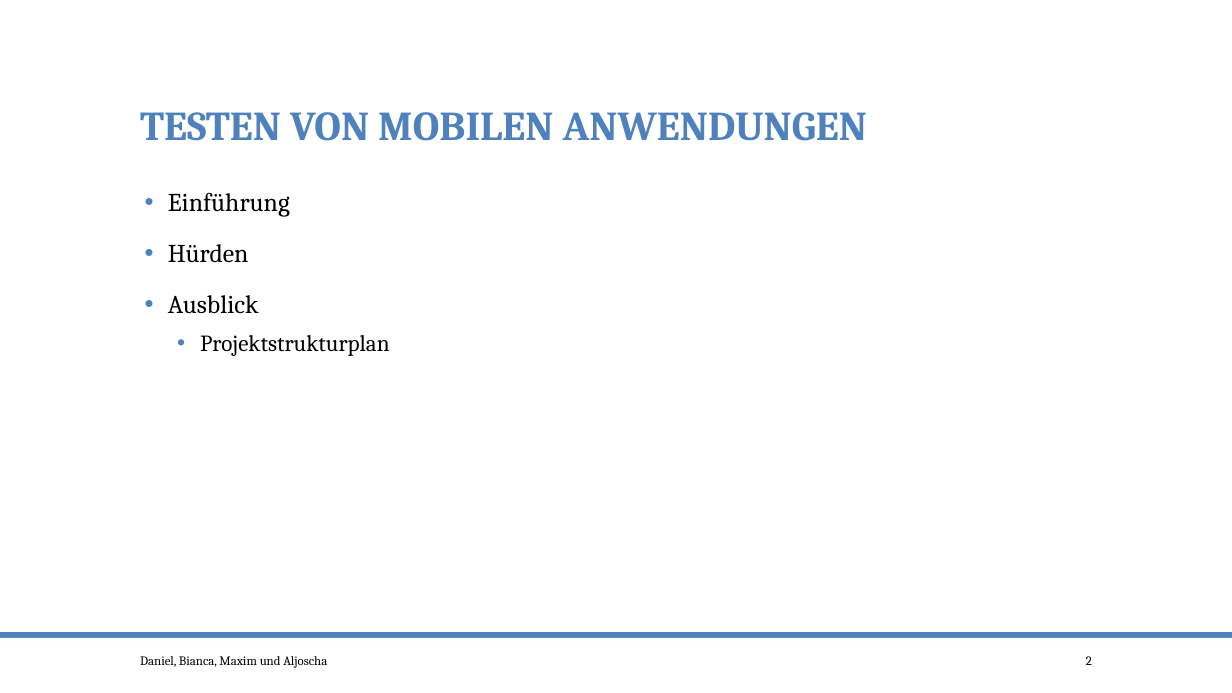
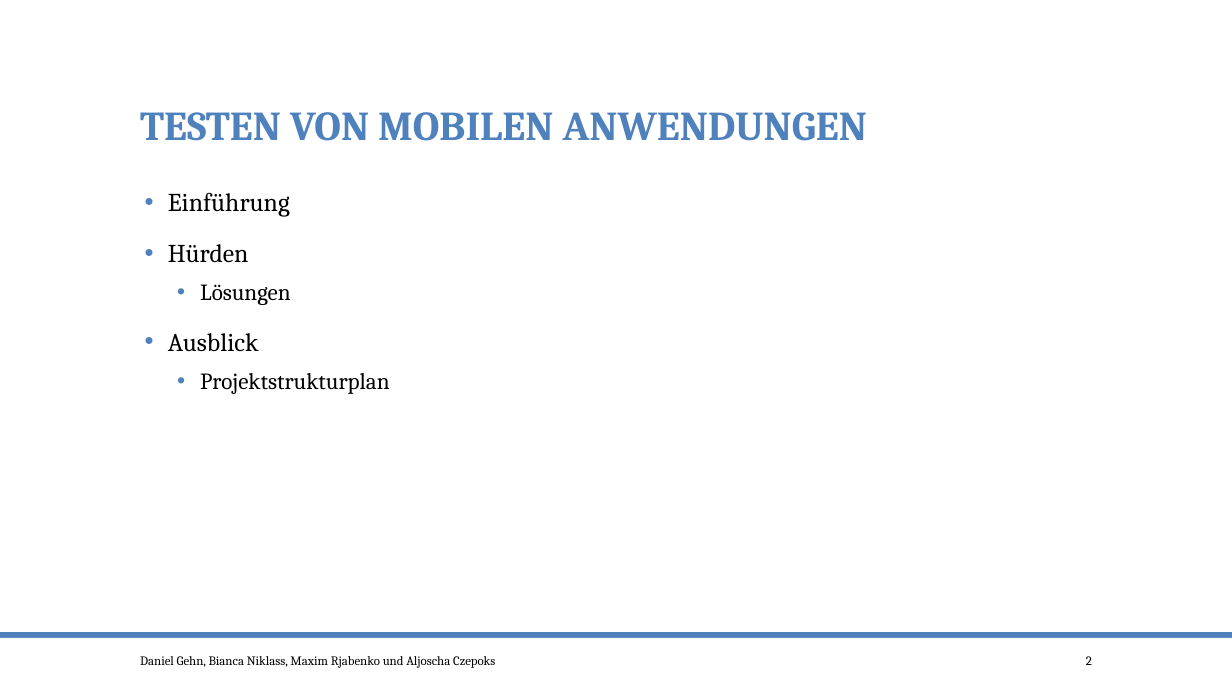
Before and after one commit to po-test-ws-2015/test-cycle, a slide deck: slide 2 of TestenMileStone1.pptx. Drawn at 1232x693 pixels with LibreOffice and Linux fonts; fonts in the diff are those of the drawing. Boxes give left, top, right and bottom in pixels: in the first picture for what was removed or moved away, otherwise in the second. Text is boxed around its words. In the diff, an @@ line names an element or a change of style, - is before the commit and + after.

```diff
--- a/TestenMileStone1.pptx
+++ b/TestenMileStone1.pptx
@@ text at <box>200,284,291,305</box>: paragraph added @@
+  • Lösungen
@@ text at <box>140,656,495,668</box>: text changed @@
-Daniel, Bianca, Maxim und Aljoscha
+Daniel Gehn, Bianca Niklass, Maxim Rjabenko und Aljoscha Czepoks
```
Also in this commit, not shown: 3 other slides changed, 2 slides added.
